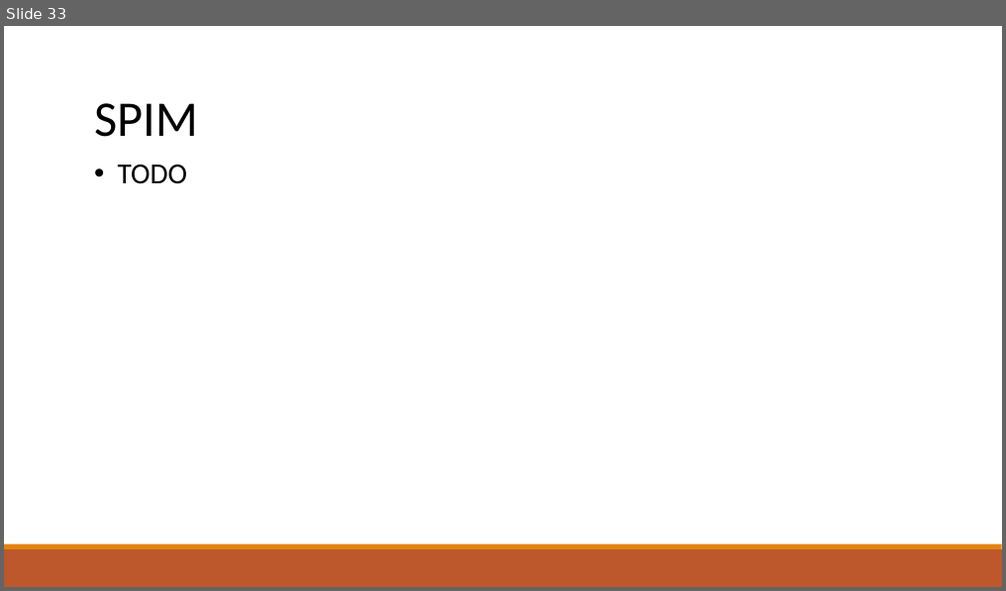
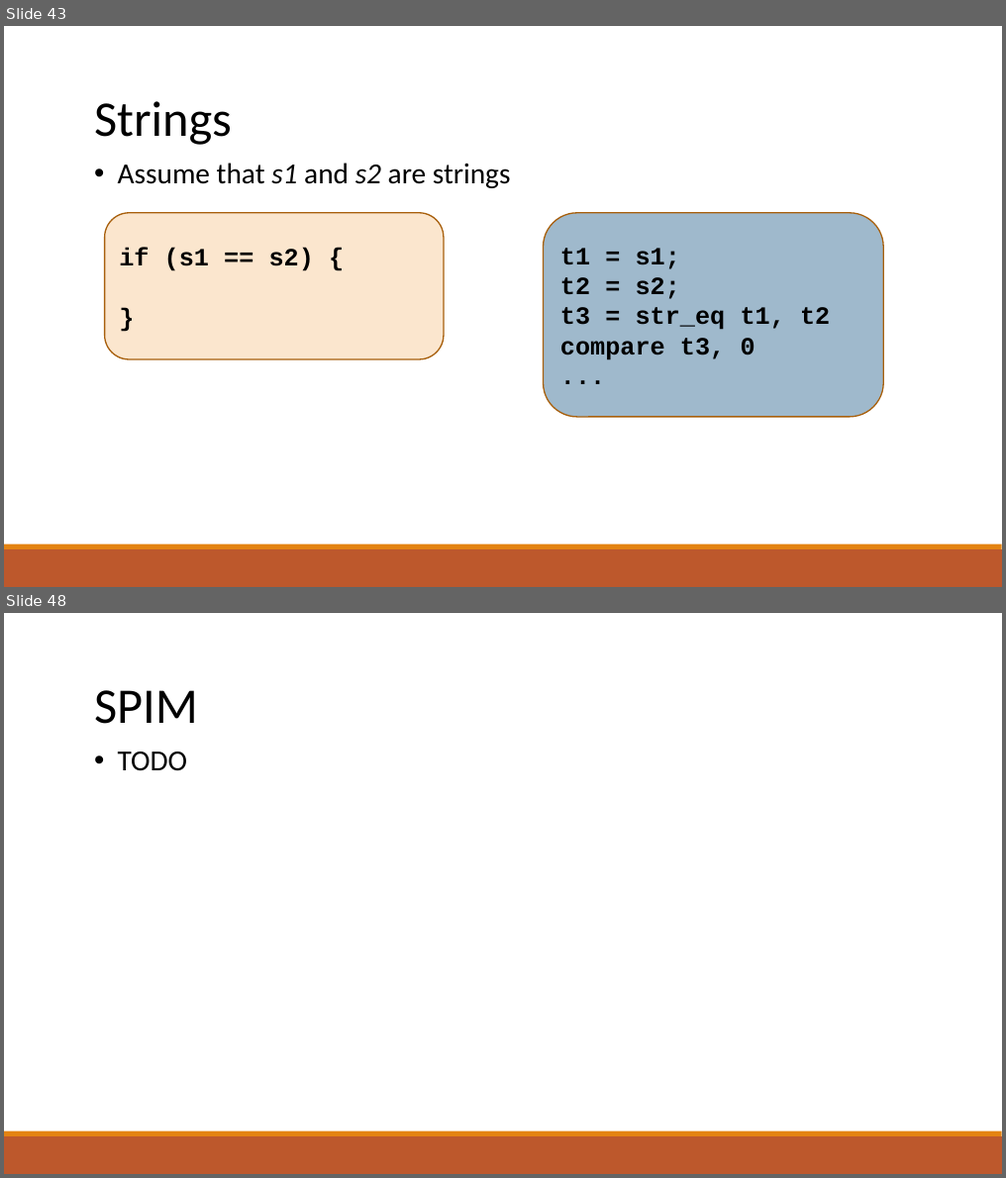
Before and after one commit to raghadzeidan/COMPILATION_TAU_FOR_STUDENTS, a slide deck: new_slides/codegen.pptx. Shown one above the other, each under a label of ours: slide 33 before the commit, slides 43 and 48 after it; the slides between them are not shown. The pictures are 1006x591 and 1006x1178 pixels, drawn with LibreOffice and Linux fonts; fonts in the diff are those of the drawing. Boxes give left, top, right and bottom in pixels: in the first picture for what was removed or moved away, otherwise in the second. Text is boxed around its words. In the diff, an @@ line names an element or a change of style, - is before the commit and + after.

```diff
--- a/new_slides/codegen.pptx
+++ b/new_slides/codegen.pptx
@@ slide 43 added at (4, 26, 1002, 587), background #FFFFFF; not listed: 2 template elements that a slide beside it also shows @@
@@ text added at (94, 101, 232, 145), 48 pt, text #000000 @@
+Strings
@@ text added at (118, 163, 511, 188), 28 pt, text #000000 @@
+• Assume that s1 and s2 are strings
@@ rounded rectangle added at (104, 213, 444, 360), fill #FBE6CE, outline #A9610D 1.25 pt, 24 pt, text #000000, bold @@
+if (s1 == s2) {
+}
@@ rounded rectangle added at (543, 213, 884, 417), fill #40749B at 50% opacity, outline #A9610D 1.25 pt, 24 pt, text #000000, bold @@
+t1 = s1;
+t2 = s2;
+t3 = str_eq t1, t2
+compare t3, 0
+...
@@ what was slide 33 is now slide 48 @@
```
Also in this commit, not shown: 1 slide changed, 18 other slides added, 3 slides removed, 1 other file.
